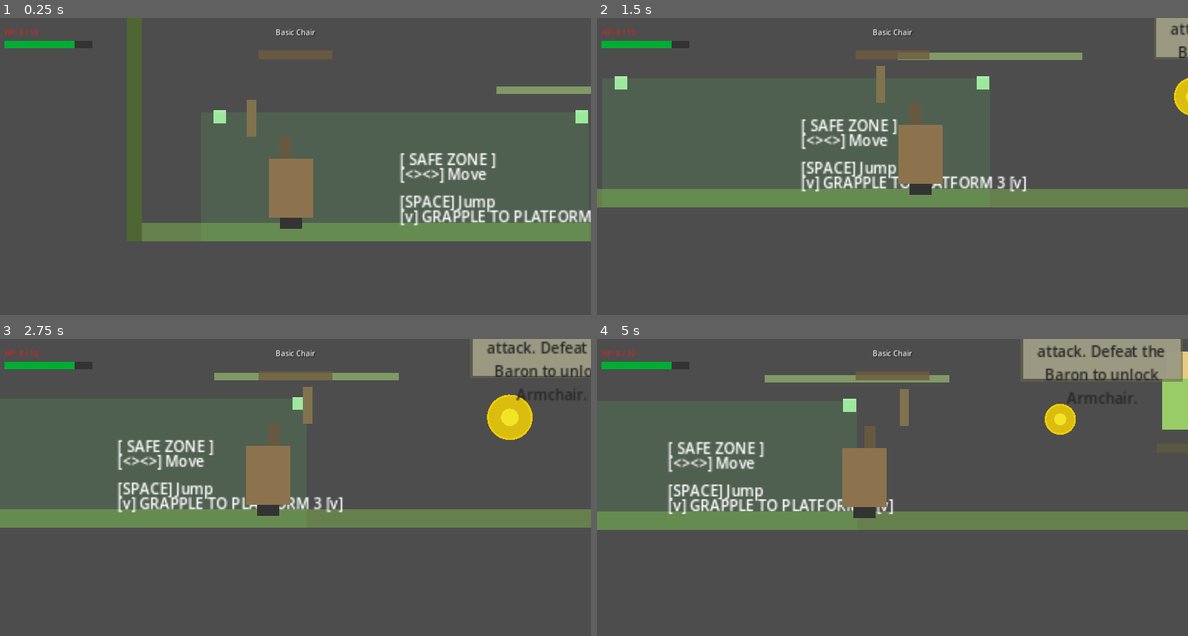
Above: before the commit, frames 1-4 (two rows, left to right).
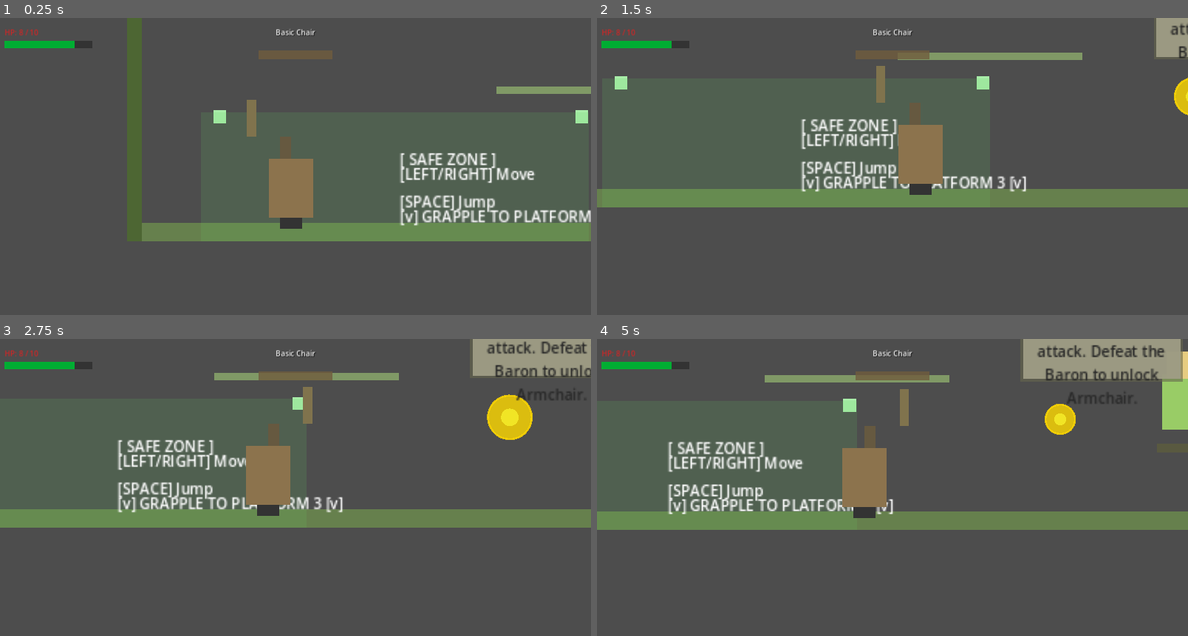
Above: after the commit, the same moments.

Repository: TsilenT/chairfighter
Game: Godot game, scene res://scenes/main/Main.tscn
Two runs of this game, one before a commit and one after it. Both use one fixed random seed, a clock stepped at 60 frames per second and the inputs below.
Inputs:
- Up to frame 1 (0.25 s): no input
- Up to frame 2 (1.5 s): hold D (move_right) from 0.53 s (still down); tap J (attack) at 0.6 s; tap Space (jump) at 0.77 s; tap F (interact) at 1.35 s
- Up to frame 3 (2.75 s): tap Space (jump) at 1.52 s; release D (move_right) at 2.03 s; hold A (move_left) from 2.03 s (still down); hold K (special) from 2.03 s (still down)
- Up to frame 4 (5 s): release A (move_left) at 2.78 s; release K (special) at 2.78 s; hold D (move_right) 2.78-4.28 s; tap E (transform_next) at 2.85 s; tap Space (jump) at 3.02, 3.77, 4.52 s; tap Q (transform_prev) at 3.6 s; hold A (move_left) from 4.28 s (still down); tap J (attack) at 4.35 s

The runs differ from the first frame. In frame 1, 0.6% of the frame differs, in the area x 68-91%, y 50-56%; in frame 2, 0.5%; in frame 3, 0.6%; in frame 4, 0.7%, in the area x 13-35%, y 39-45%.

Commit message:
fix: clarify tutorial move cue

Diff:
--- a/scenes/levels/TestLevel.tscn
+++ b/scenes/levels/TestLevel.tscn
@@ -174,7 +174,7 @@
 # Control hints inside the safe zone (plain ASCII, no Unicode arrows/icons)
 [node name="ControlHint1" type="Label" parent="Visuals" uid="uid://control_hint1"]
 position = Vector2(295, 570)
-text = "[<><>] Move"
+text = "[LEFT/RIGHT] Move"
 horizontal_alignment = 1
 font_size = 12
 font_color = Color(0.8, 1, 0.8, 0.7)
